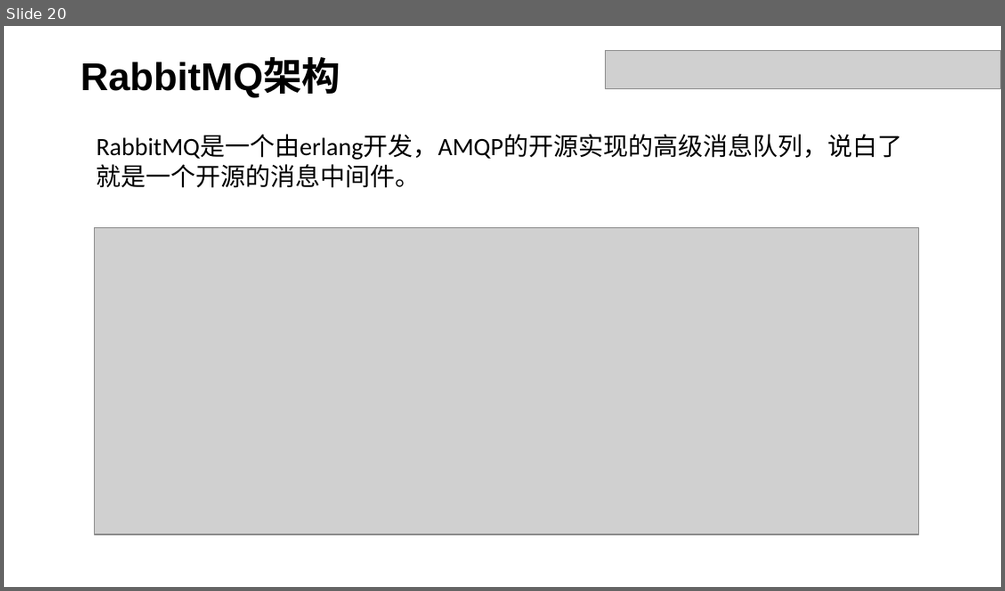
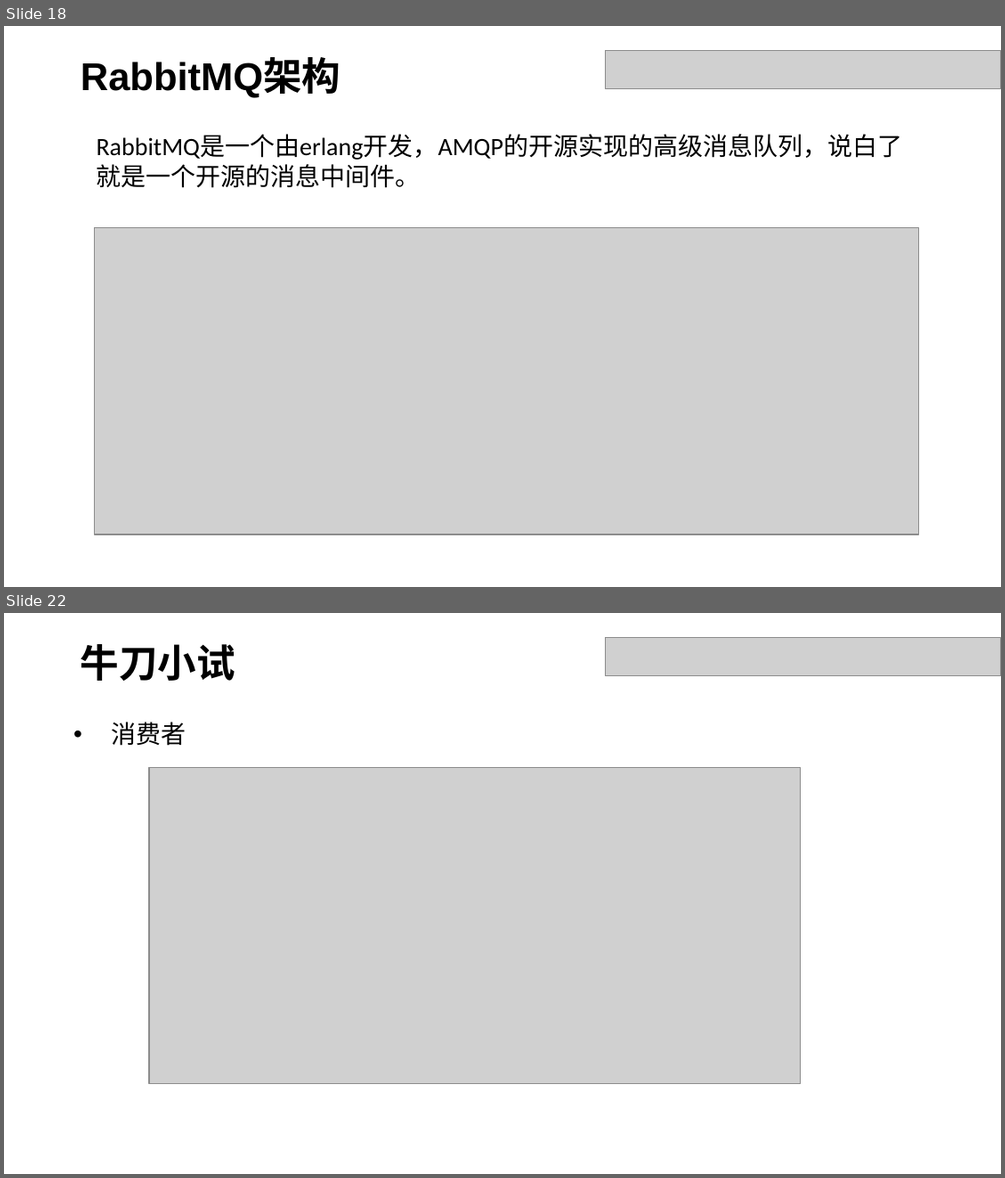
Before and after one commit to dxh122685692/doc, a slide deck: 分享.pptx. Shown one above the other, each under a label of ours: slide 20 before the commit, slides 18 and 22 after it; the slides between them are not shown. The pictures are 1005x591 and 1005x1178 pixels, drawn with LibreOffice and Linux fonts; fonts in the diff are those of the drawing; grey boxes stand for pictures. Boxes give left, top, right and bottom in pixels: in the first picture for what was removed or moved away, otherwise in the second. Text is boxed around its words. In the diff, an @@ line names an element or a change of style, - is before the commit and + after.

```diff
--- a/分享.pptx
+++ b/分享.pptx
@@ slide 22 added at box(4, 613, 1001, 1174), background #FFFFFF @@
@@ picture added at box(605, 638, 1001, 676) @@
@@ text added at box(81, 644, 235, 681), 28 pt, text #000000, bold @@
+牛刀小试
@@ text added at box(111, 722, 186, 746), 18 pt, text #000000 @@
+• 消费者
@@ picture added at box(150, 768, 801, 1084) @@
@@ what was slide 20 is now slide 18 @@
```
Also in this commit, not shown: 4 slides changed, 8 other slides added, 6 slides removed.
